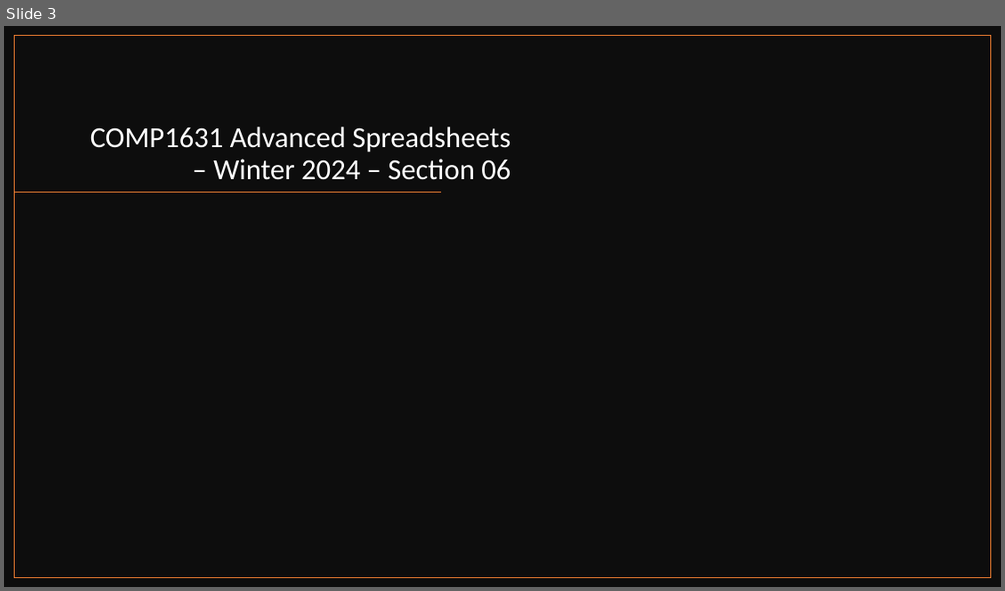
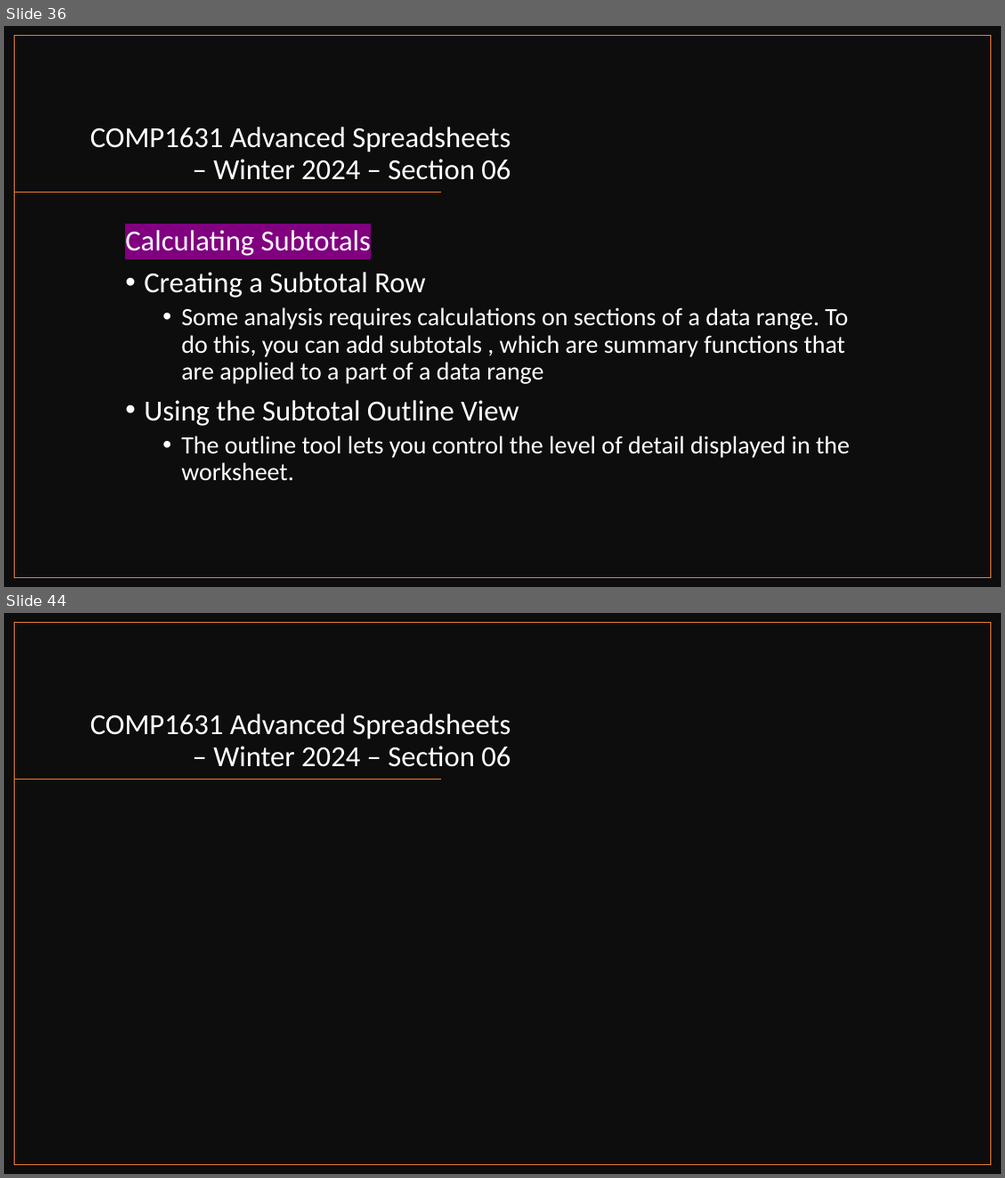
Before and after one commit to muktoakash/Teaching, a slide deck: COMP1631/lecture_4.pptx. Shown one above the other, each under a label of ours: slide 3 before the commit, slides 36 and 44 after it; the slides between them are not shown. The pictures are 1005x591 and 1005x1178 pixels, drawn with LibreOffice and Linux fonts; fonts in the diff are those of the drawing. Boxes give left, top, right and bottom in pixels: in the first picture for what was removed or moved away, otherwise in the second. Text is boxed around its words. In the diff, an @@ line names an element or a change of style, - is before the commit and + after.

```diff
--- a/COMP1631/lecture_4.pptx
+++ b/COMP1631/lecture_4.pptx
@@ slide 36 added at (4,26,1001,587), background #FFFFFF @@
@@ rectangle added at (4,26,1001,587), fill #0D0D0D @@
@@ rectangle added at (15,36,991,578), outline #ED7D31 1 pt @@
@@ title added at (90,127,510,180), 28 pt, text #FFFFFF @@
+COMP1631 Advanced Spreadsheets – Winter 2024 – Section 06
@@ line added from (442, 192) to (15, 192), #ED7D31 1 pt @@
@@ text added at (125,230,850,481), 24 pt, text #FFFFFF @@
+Calculating Subtotals
+• Creating a Subtotal Row
+  • Some analysis requires calculations on sections of a data range. To do this, you can add subtotals , which are summary functions that are applied to a part of a data range
+• Using the Subtotal Outline View
+  • The outline tool lets you control the level of detail displayed in the worksheet.
@@ what was slide 3 is now slide 44 @@
```
Also in this commit, not shown: 2 slides changed, 39 other slides added, 3 other files.
